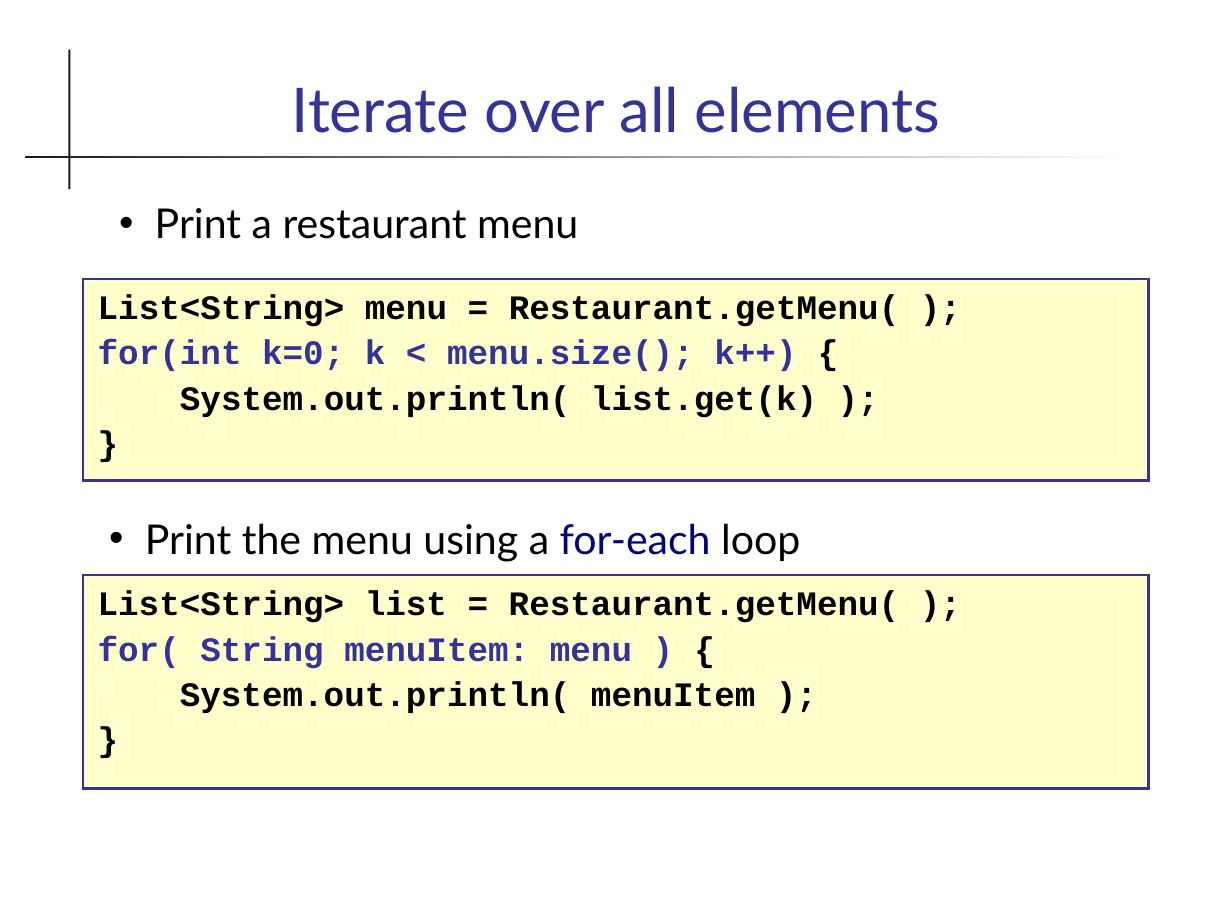
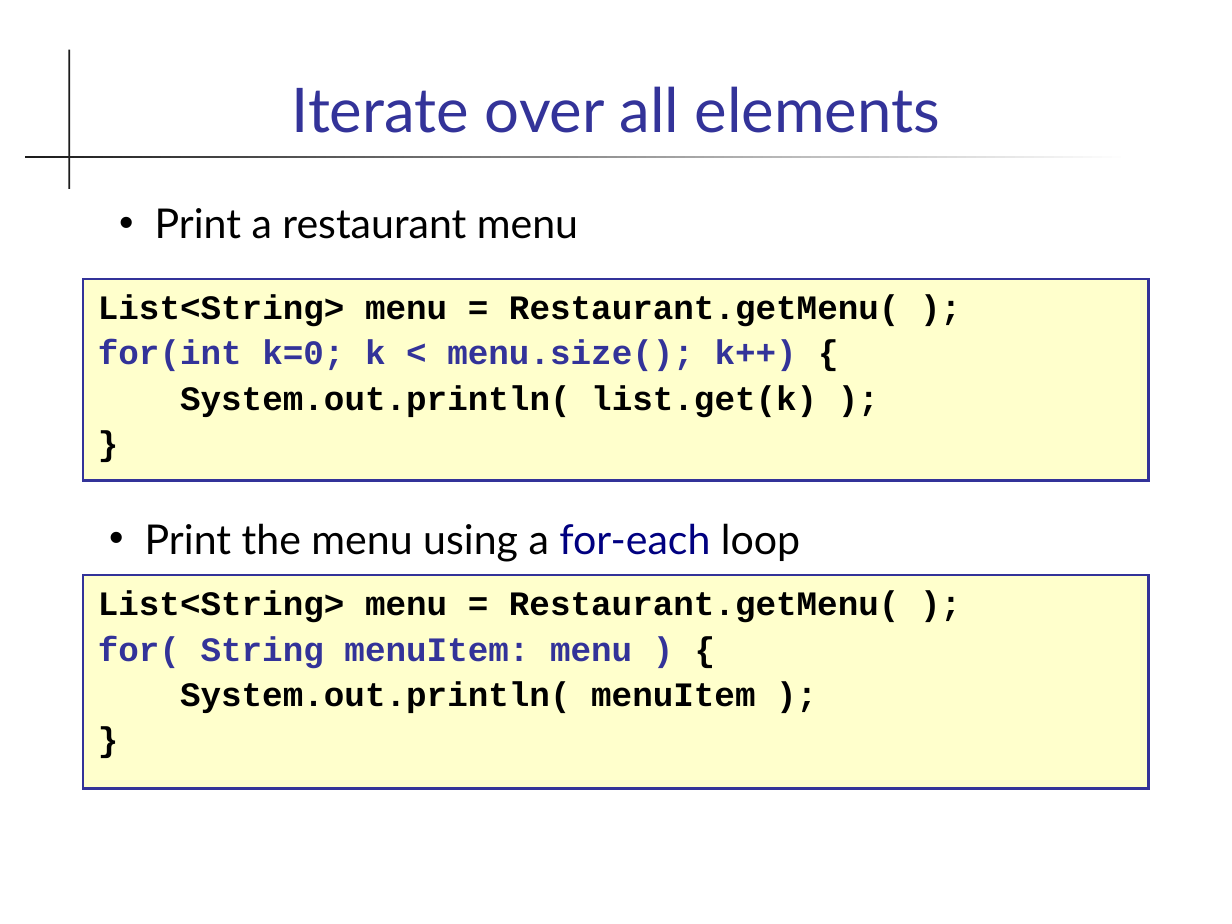
Before and after one commit to skeoop/skeoop.github.io, a slide deck: slide 16 of collections/ArrayList.ppt. Drawn at 1232x924 pixels with LibreOffice and Linux fonts; fonts in the diff are those of the drawing. Boxes give left, top, right and bottom in pixels: in the first picture for what was removed or moved away, otherwise in the second. Text is boxed around its words. In the diff, an @@ line names an element or a change of style, - is before the commit and + after.

```diff
--- a/collections/ArrayList.ppt
+++ b/collections/ArrayList.ppt
@@ text in rectangle at box(98, 590, 900, 623): text changed @@
-List<String> list = Restaurant.getMenu( );
+List<String> menu = Restaurant.getMenu( );
```
Also in this commit, not shown: 11 other slides changed, 5 other files.
